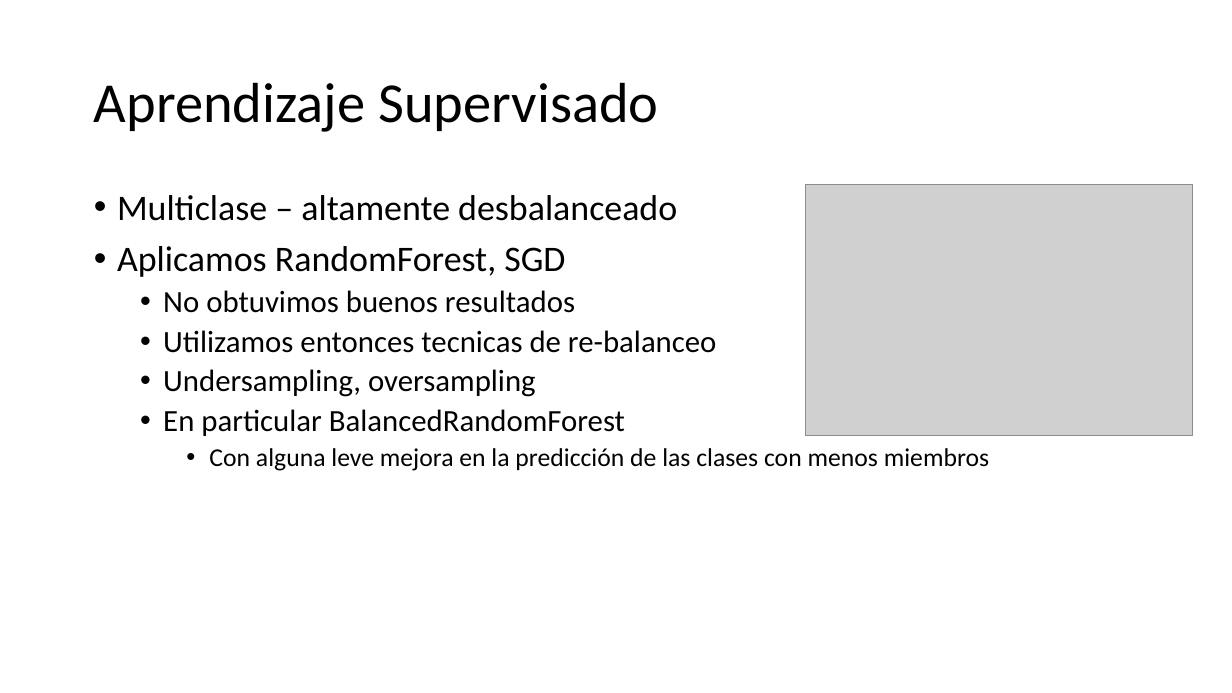
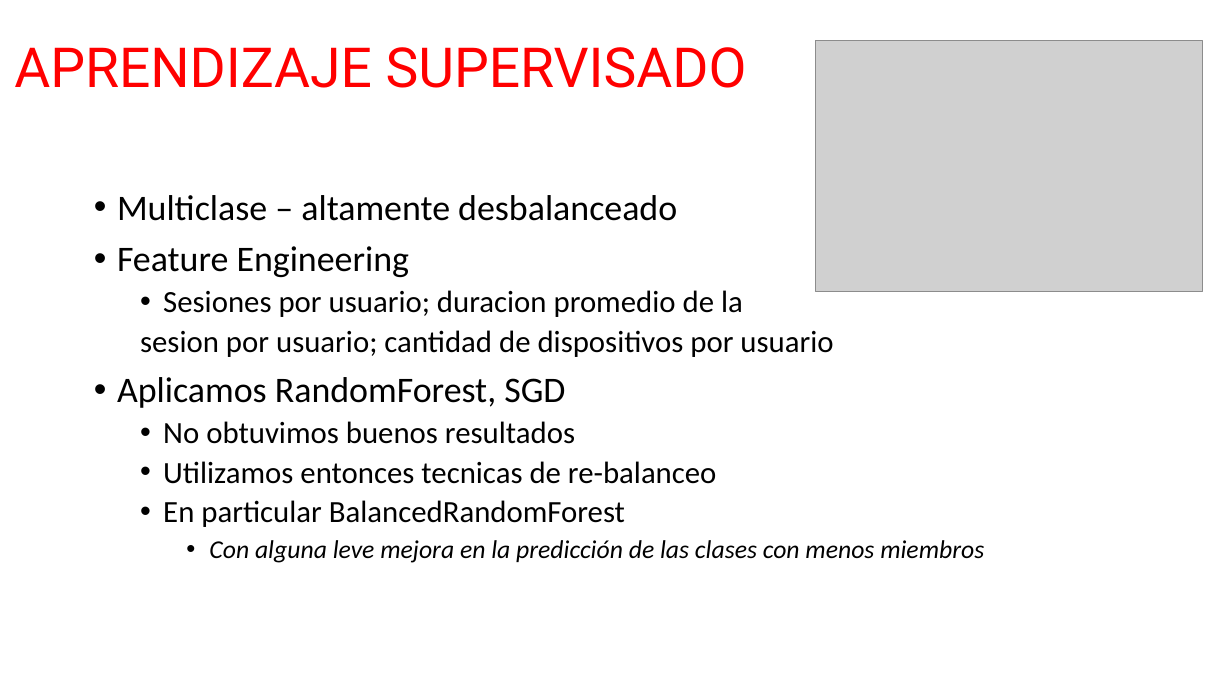
Before and after one commit to Mzibecchi/diplodatos2019, a slide deck: slide 15 of mentoria_airbnb/reports/airbnb_informe_final.pptx (slide 4 before the commit). Drawn at 1232x693 pixels with LibreOffice and Linux fonts; fonts in the diff are those of the drawing; grey boxes stand for pictures. Boxes give left, top, right and bottom in pixels: in the first picture for what was removed or moved away, otherwise in the second. Text is boxed around its words. In the diff, an @@ line names an element or a change of style, - is before the commit and + after.

```diff
--- a/mentoria_airbnb/reports/airbnb_informe_final.pptx
+++ b/mentoria_airbnb/reports/airbnb_informe_final.pptx
@@ title at (14, 47, 747, 88): text changed; size 44 to 43 pt; font Calibri to Roboto; text colour #000000 to #FF0000 @@
-Aprendizaje Supervisado
+APRENDIZAJE SUPERVISADO
@@ picture: place and size @@
-picture at (805, 185, 1193, 435)
+picture at (815, 41, 1203, 291)
@@ text at (117, 195, 984, 563): italic on in "Con alguna leve mejora en la predicción ..."; less space between paragraphs @@
@@ text at (117, 246, 833, 357): paragraphs added @@
+• Feature Engineering
+  • Sesiones por usuario; duracion promedio de la
+  sesion por usuario; cantidad de dispositivos por usuario
@@ text at (163, 369, 536, 397): paragraph removed @@
-  • Undersampling, oversampling
```
Also in this commit, not shown: 6 other slides changed, 8 slides added, 4 slides removed.
